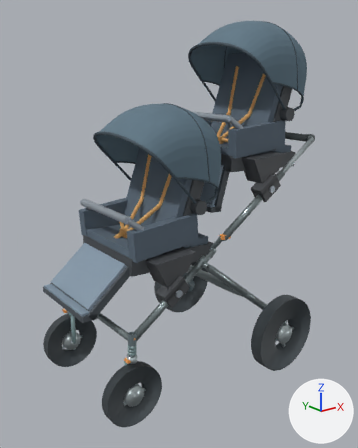
An edit to the glTF model models/double_cabin/D02_w650_state1_wheel_L.glb, drawn before and after from the same camera.
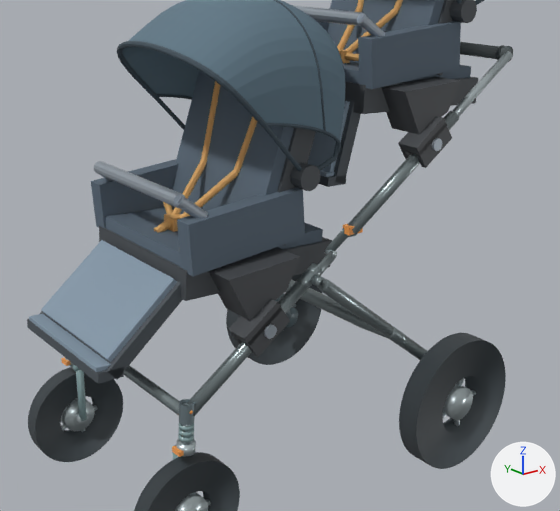
Old and new are each drawn whole from a camera (50 mm lens) standing at (-0.829, -1.721, 1.383) and looking at (0.53, -0.022, 0.703) and again close up on the part from 8% to 95% of the width and 24% to 88% of the height. Arrows for +X, +Y and +Z are at lower right; the lights stay in place. The last two pictures show the newer version. Vertices at exactly the same position are counted once.

The older version as bpy lines, for what is in view:
```python
ob_d02_front = bpy.data.objects.new('D02_Front', me_d02_front)
ob_d02_front.location = (0.0, 0.0, 0.0)
ob_d02_rear = bpy.data.objects.new('D02_Rear', me_d02_rear)
ob_d02_rear.location = (0.0, 0.0, 0.0)
ob_fr_tire_008 = bpy.data.objects.new('FR_tire.008', me_fr_tire_017)
ob_fr_tire_008.location = (0.0, 0.0, 0.0)
# also in view: 'main_lower_-1.009' at (0.276, -0.27, 0.492); 'V46_rear_leg_-1.009' at (0.649, -0.302, 0.443); 'V46_rearbar.009' at (0.719, 0.0, 0.387); 'RL_tire.008' at (0.874, -0.379, 0.18); 'RL_sealed_hub.008' at (0.874, -0.379, 0.18)
```
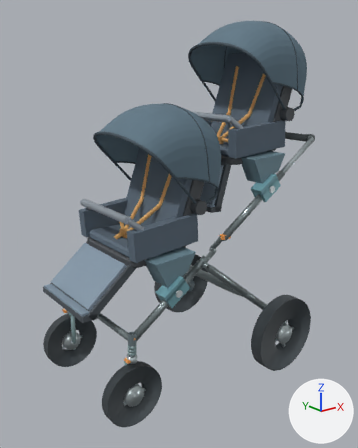
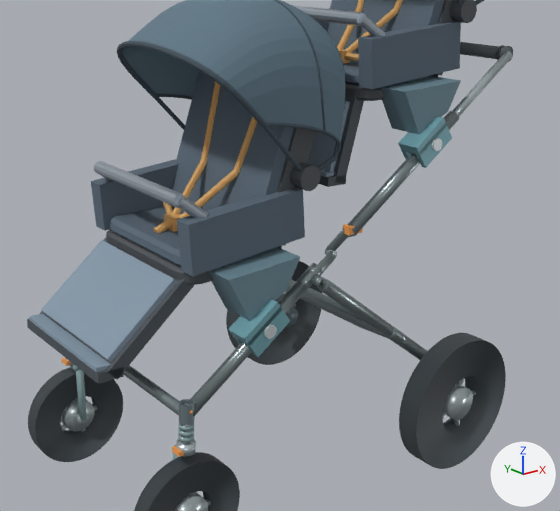
The change, as a list of edits to the scene's bpy script:
```text
Change mat_d02_mounts:
    mat_d02_mounts.base_color: (0.07, 0.076, 0.084) -> (0.19, 0.415, 0.475)  # dark grey #4b4e52 -> cyan #79acb7
Change mat_d02_mounts_001:
    mat_d02_mounts_001.base_color: (0.07, 0.076, 0.084) -> (0.19, 0.415, 0.475)  # dark grey #4b4e52 -> cyan #79acb7
Add mat_d02_mount_cheek_001:
    mat_d02_mount_cheek_001 = principled_material('D02_mount_cheek.001')
    mat_d02_mount_cheek_001.base_color = (0.155, 0.258, 0.31)  # cyan #6e8b97
    mat_d02_mount_cheek_001.metallic = 0.08
    mat_d02_mount_cheek_001.roughness = 0.62
Add mat_d02_mount_pin_001:
    mat_d02_mount_pin_001 = principled_material('D02_mount_pin.001')
    mat_d02_mount_pin_001.base_color = (0.74, 0.804, 0.833)  # white #dfe8eb
    mat_d02_mount_pin_001.metallic = 0.52
    mat_d02_mount_pin_001.roughness = 0.34
Add mat_d02_mount_pin:
    mat_d02_mount_pin = principled_material('D02_mount_pin')
    mat_d02_mount_pin.base_color = (0.74, 0.804, 0.833)  # white #dfe8eb
    mat_d02_mount_pin.metallic = 0.52
    mat_d02_mount_pin.roughness = 0.34
Add mat_d02_mount_cheek:
    mat_d02_mount_cheek = principled_material('D02_mount_cheek')
    mat_d02_mount_cheek.base_color = (0.155, 0.258, 0.31)  # cyan #6e8b97
    mat_d02_mount_cheek.metallic = 0.08
    mat_d02_mount_cheek.roughness = 0.62
Change me_d02_front:
    used by ob_d02_front; location = (0.0, 0.0, 0.0)
    remove me_d02_front.from_pydata(...)  # 2049 vertices, 3868 faces; spans x -0.061..0.624, y -0.308..0.308, z 0.457..1.243
    add me_d02_front.from_pydata(...)  # 2257 vertices, 4284 faces; spans x -0.061..0.624, y -0.308..0.308, z 0.457..1.243
    me_d02_front part 1: the loose piece of 8 vertices spanning x 0.16..0.562, y -0.189..0.189, z 0.634..0.702 is rebuilt with 112 vertices and now spans x 0.165..0.422, y -0.187..0.187, z 0.654..0.698
    me_d02_front part 2: the loose piece of 8 vertices spanning x 0.152..0.585, y -0.197..0.197, z 0.577..0.672 is rebuilt with 112 vertices and now spans x 0.155..0.451, y -0.197..0.197, z 0.625..0.673
    me_d02_front part 3: 96 faces spanning x 0.288..0.32, y -0.308..0.308, z 0.507..0.539 switch from mat_d02_frame (light grey #afbac4) to mat_d02_mount_pin (white #dfe8eb)
    me_d02_front part 4: 24 faces spanning x 0.212..0.416, y -0.276..0.276, z 0.548..0.667 switch from mat_d02_mounts (dark grey #4b4e52) to mat_d02_mount_cheek (cyan #6e8b97)
Change me_d02_rear:
    used by ob_d02_rear; location = (0.0, 0.0, 0.0)
    remove me_d02_rear.from_pydata(...)  # 2049 vertices, 3868 faces; spans x 0.598..1.151, y -0.308..0.308, z 0.772..1.593
    add me_d02_rear.from_pydata(...)  # 2257 vertices, 4284 faces; spans x 0.598..1.151, y -0.308..0.308, z 0.772..1.593
    me_d02_rear part 5: the loose piece of 8 vertices spanning x 0.687..1.089, y -0.189..0.189, z 0.985..1.052 is rebuilt with 112 vertices and now spans x 0.692..0.949, y -0.187..0.187, z 1.005..1.049
    me_d02_rear part 6: the loose piece of 8 vertices spanning x 0.679..1.112, y -0.197..0.197, z 0.928..1.022 is rebuilt with 112 vertices and now spans x 0.682..0.978, y -0.197..0.197, z 0.975..1.024
    me_d02_rear part 7: 96 faces spanning x 0.816..0.848, y -0.308..0.308, z 0.857..0.889 switch from mat_d02_frame_001 (light grey #afbac4) to mat_d02_mount_pin_001 (white #dfe8eb)
    me_d02_rear part 8: 24 faces spanning x 0.74..0.943, y -0.276..0.276, z 0.898..1.017 switch from mat_d02_mounts_001 (dark grey #4b4e52) to mat_d02_mount_cheek_001 (cyan #6e8b97)
```

What differs and where, as boxes [x1, y1, x2, y2] in the close-ups (560 x 511 px):
'D02_Front', recoloured, reshaped
    both: [27, 0, 346, 384]
'D02_Rear', recoloured, reshaped (light grey to cyan)
    both: [294, 0, 484, 187]
part 1 of me_d02_front, rebuilt
    before: [105, 206, 323, 267]
    after: [110, 205, 185, 267]
part 2 of me_d02_front, rebuilt (24% narrower, 25% shorter)
    before: [99, 226, 332, 301]
    after: [106, 229, 282, 285]
part 3 of me_d02_front, recoloured
    both: [264, 324, 277, 339]
part 4 of me_d02_front, recoloured (dark grey to cyan)
    both: [209, 247, 300, 321]
part 5 of me_d02_rear, rebuilt
    before: [343, 60, 471, 84]
    after: [343, 60, 428, 86]
part 6 of me_d02_rear, rebuilt
    before: [345, 76, 478, 114]
    after: [345, 74, 438, 101]
part 7 of me_d02_rear, recoloured
    both: [432, 138, 442, 151]
part 8 of me_d02_rear, recoloured (dark grey to cyan)
    both: [381, 76, 461, 134]
